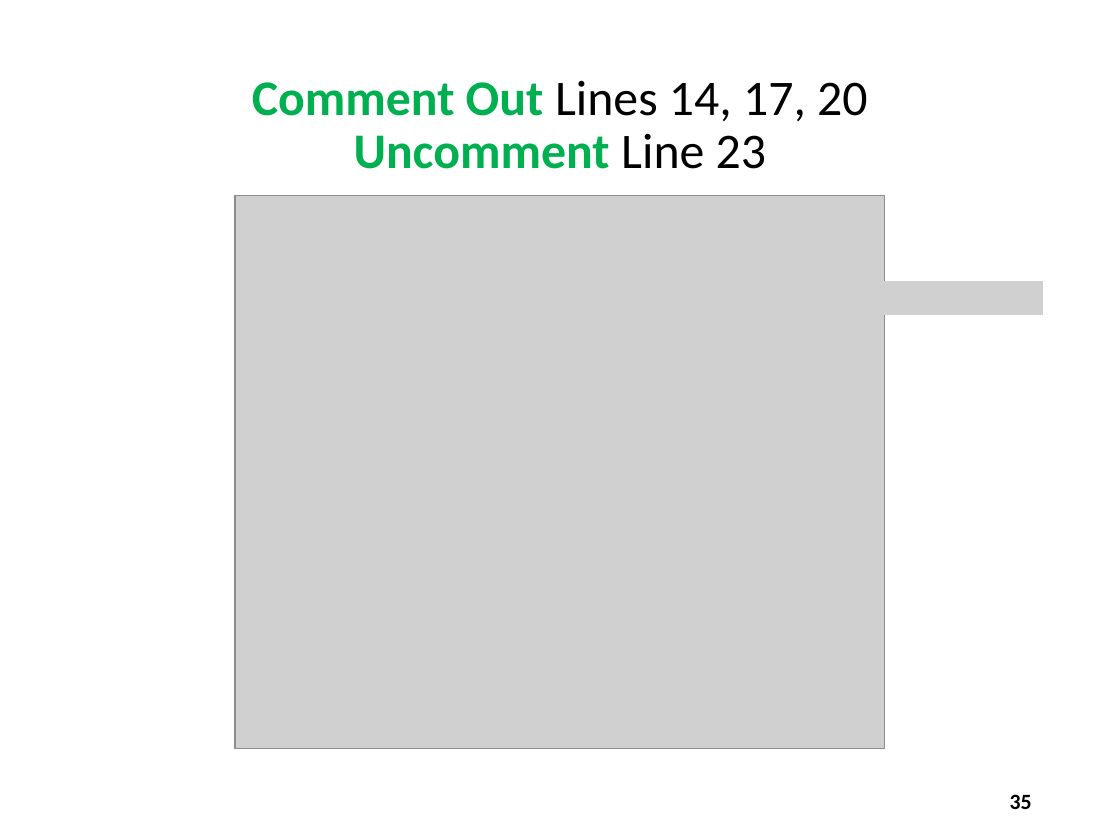
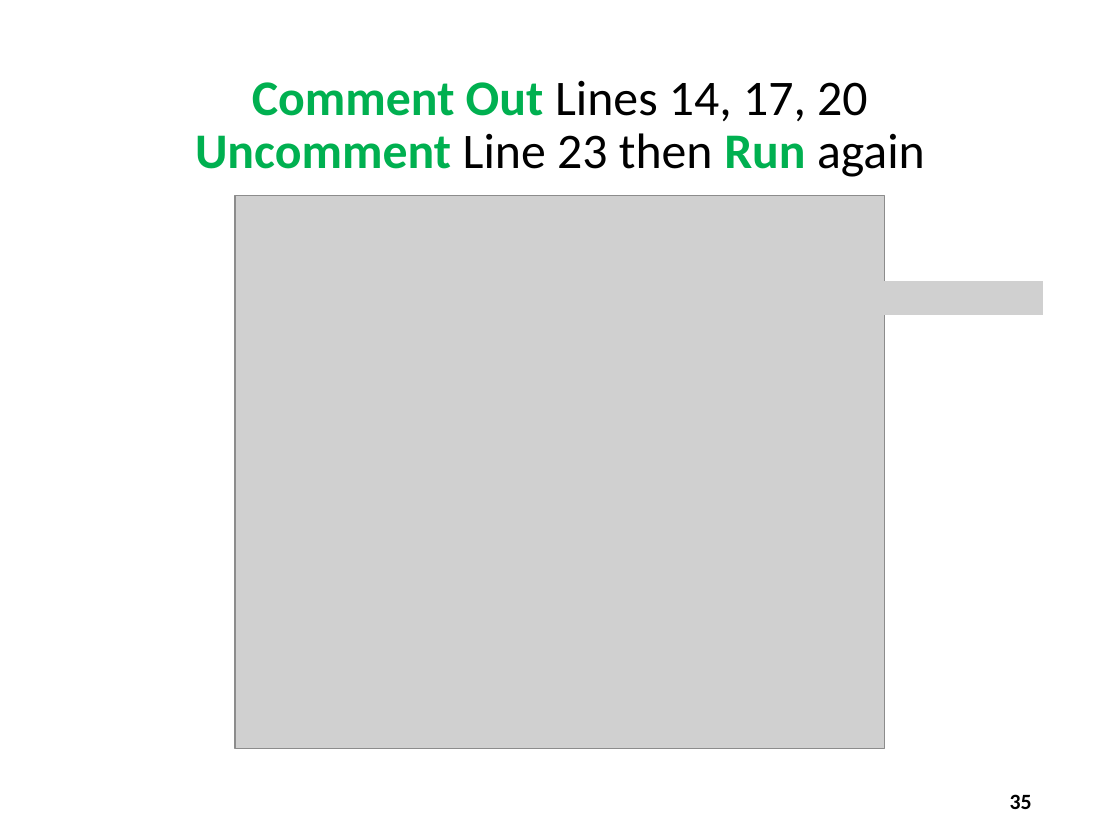
Before and after one commit to dbiersach/csi-spark-prep, a slide deck: slide 35 of slides/Session 03 - 2D Graphics/Session 03 - 2D Graphics.pptx. Drawn at 1120x840 pixels with LibreOffice and Linux fonts; fonts in the diff are those of the drawing; grey boxes stand for pictures. Boxes give left, top, right and bottom in pixels: in the first picture for what was removed or moved away, otherwise in the second. Text is boxed around its words. In the diff, an @@ line names an element or a change of style, - is before the commit and + after.

```diff
--- a/slides/Session 03 - 2D Graphics/Session 03 - 2D Graphics.pptx
+++ b/slides/Session 03 - 2D Graphics/Session 03 - 2D Graphics.pptx
@@ title at bbox=[195, 80, 925, 177]: text changed; text colour #00B050 to #000000; bold off @@
-Comment Out Lines 14, 17, 20
-Uncomment Line 23
+Comment Out Lines 14, 17, 20
+Uncomment Line 23 then Run again
```
Also in this commit, not shown: 4 other slides changed.
